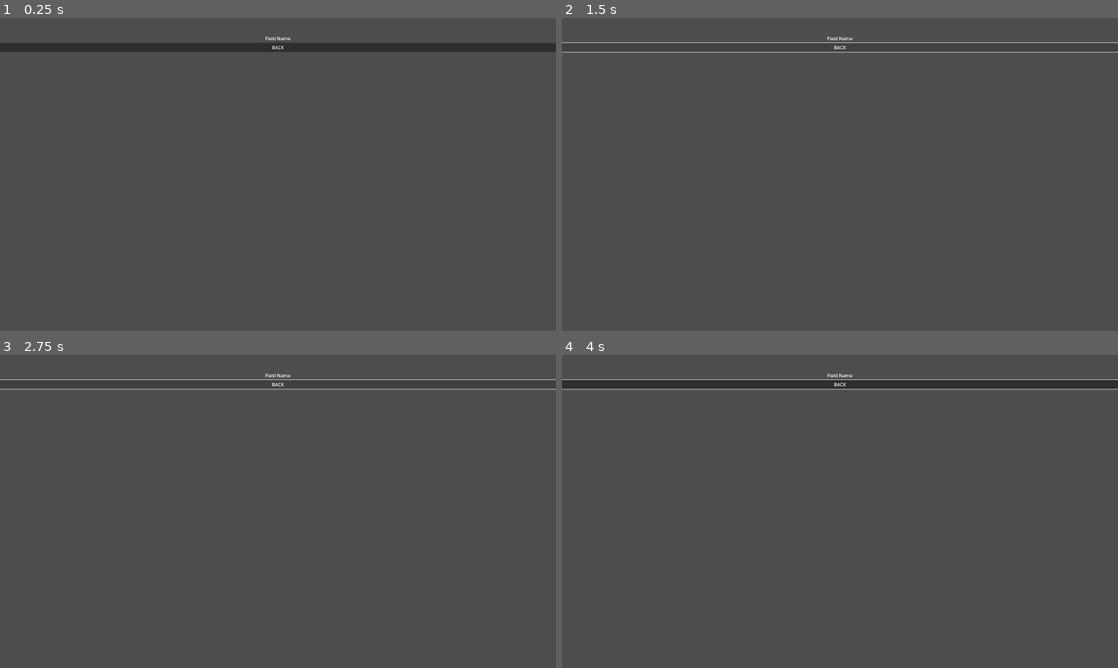
Above: before the commit, frames 1-4 (two rows, left to right).
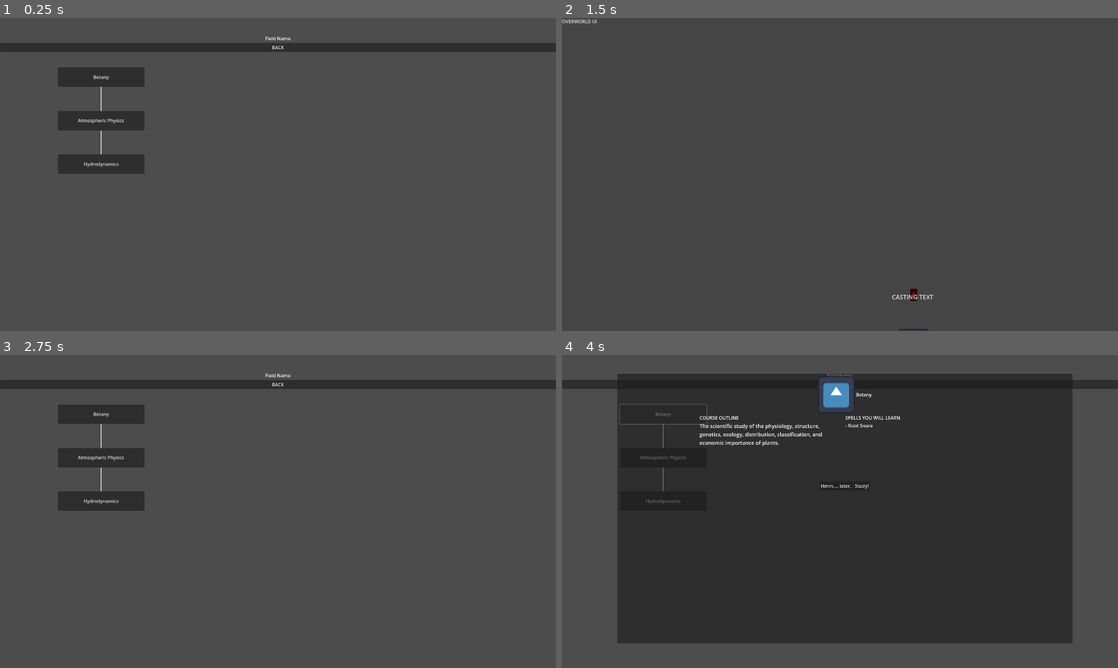
Above: after the commit, the same moments.

Repository: WantanAsyraff/Magis-Penglipur-Lara-Game
Game: Godot game, scene res://scenes/spell-tree/spell-tree.tscn
Same seed, same stepped clock (60 frames per second), same inputs: the game is played once before the commit and once after it. The project has no main scene, so this scene is started directly. The engine's default icon, where the game draws it, is replaced by a stand-in: a white triangle on a blue panel in a dark square.
Inputs (mouse positions are in pixels of both pictures, inside the frame that each line leads up to):
- Up to frame 1 (0.25 s): no input
- Up to frame 2 (1.5 s): click "BACK" at 0.5 s; hold L (incantation_right) from 1.28 s (still down); tap E (interact) at 1.35 s
- Up to frame 3 (2.75 s): keep holding L (incantation_right); tap I (incantation_up) at 1.52, 2.27 s; tap Shift (dash) at 2.1 s; tap E (interact) at 2.3 s
- Up to frame 4 (4 s): release L (incantation_right) at 2.78 s; hold J (incantation_left) 2.78-3.5 s; tap E (interact) at 2.85 s; click (662, 414) at 3.5 s, where only the run after the commit has a clickable "Botany"

The runs differ from the first frame. In frame 1, 2.8% of the frame differs, in the area x 10-26%, y 15-50%; in frame 2, 0.9%; in frame 3, 3.5%; in frame 4, 68%, in the area x 0-100%, y 6-92%.
Error before the commit: Parse Error: Identifier "Scene_Transition" not declared in the current scope. (res://scenes/spell-tree/spell_tree.gd:81)

Commit message:
improved the system
now it has a door boolean which will need the player to press the interact button to enter

Diff:
--- a/data/magis/spells/static-bolt.tres
+++ b/data/magis/spells/static-bolt.tres
@@ -1,7 +1,6 @@
-[gd_resource type="Resource" script_class="SpellData" load_steps=6 format=3 uid="uid://bm8lirrn1ktsj"]
+[gd_resource type="Resource" script_class="SpellData" load_steps=5 format=3 uid="uid://bm8lirrn1ktsj"]
 
 [ext_resource type="Texture2D" uid="uid://bjbqflqnvkp1n" path="res://icon.svg" id="1_c652y"]
-[ext_resource type="PackedScene" uid="uid://h0msm0ixfq2n" path="res://components/effects/trails/root-snare-particle.tscn" id="1_mgybx"]
 [ext_resource type="PackedScene" uid="uid://5ductlj8s53t" path="res://components/effects/impact/pressure-jet-particle.tscn" id="2_3vjyc"]
 [ext_resource type="Script" uid="uid://ddmcw1l0ht73f" path="res://data/Resources/ilmu/spell.gd" id="2_np5yw"]
 [ext_resource type="Script" uid="uid://b6vkafnios50y" path="res://data/Resources/ilmu/subject.gd" id="3_mgybx"]
@@ -16,7 +15,6 @@
 upfront_cost = 45
 cast_time = 0.8
 projectile_particles = ExtResource("2_3vjyc")
-impact_partcles = ExtResource("1_mgybx")
 projectile_range = 600.0
 projectile_size = 1.5
 projectile_damage = 60.0
--- a/data/worlds/hubs/akademi-bintang-utama/abu-courtyard.tres
+++ b/data/worlds/hubs/akademi-bintang-utama/abu-courtyard.tres
@@ -8,5 +8,6 @@
 scene_id = "akademi_bintang_utama_courtyard"
 scene = ExtResource("1_unfjn")
 scene_name = "Interchange of Knowledge"
+default_spawn_marker = "IntoCourtyard"
 description = "The courtyard where students pass by, chasing time as they catch up to their next classes."
 metadata/_custom_type_script = "uid://bxc44phagq28x"
--- a/data/worlds/hubs/akademi-bintang-utama/abu-library.tres
+++ b/data/worlds/hubs/akademi-bintang-utama/abu-library.tres
@@ -8,5 +8,6 @@
 scene_id = "akademi_bintang_utama_library"
 scene = ExtResource("1_ovxbg")
 scene_name = "Khazanah Ilmu"
+default_spawn_marker = "IntoLibrary"
 description = "The house of knowledge, legends say a great library was once burned in the name of conquest..."
 metadata/_custom_type_script = "uid://bxc44phagq28x"
--- /dev/null
+++ b/data/worlds/hubs/akademi-bintang-utama/dueling-grounds.tres
@@ -0,0 +1,13 @@
+[gd_resource type="Resource" script_class="SceneData" load_steps=3 format=3 uid="uid://mvegk7285mji"]
+
+[ext_resource type="Script" uid="uid://bxc44phagq28x" path="res://data/Resources/worlds/scene-data.gd" id="1_68a3a"]
+[ext_resource type="PackedScene" uid="uid://bexs4iekjrle3" path="res://scenes/worlds/hubs/akademi-bintang-utama/ABU-dueling-grounds.tscn" id="1_wwy7p"]
+
+[resource]
+script = ExtResource("1_68a3a")
+scene_id = "akademi_bintang_utama_dueling_grounds"
+scene = ExtResource("1_wwy7p")
+scene_name = "Dueling Grounds"
+default_spawn_marker = "DuelingGrounds"
+description = "Duels for casters"
+metadata/_custom_type_script = "uid://bxc44phagq28x"
--- a/data/worlds/hubs/akademi-bintang-utama/spell-tree.tres
+++ b/data/worlds/hubs/akademi-bintang-utama/spell-tree.tres
@@ -1,9 +1,12 @@
-[gd_resource type="Resource" script_class="SceneData" load_steps=2 format=3 uid="uid://bgh3eybbbs44c"]
+[gd_resource type="Resource" script_class="SceneData" load_steps=3 format=3 uid="uid://bgh3eybbbs44c"]
 
 [ext_resource type="Script" uid="uid://bxc44phagq28x" path="res://data/Resources/worlds/scene-data.gd" id="1_4fwog"]
+[ext_resource type="PackedScene" uid="uid://dd5g0ufrdt4m2" path="res://scenes/spell-tree/spell-tree.tscn" id="1_t1qkn"]
 
 [resource]
 script = ExtResource("1_4fwog")
 scene_id = "spell_tree"
-scene_name = "spell"
+scene = ExtResource("1_t1qkn")
+scene_name = "Knowledge Tree"
+default_spawn_marker = "SpellTree"
 metadata/_custom_type_script = "uid://bxc44phagq28x"
--- a/data/worlds/zone-root.gd
+++ b/data/worlds/zone-root.gd
@@ -1,7 +1,46 @@
 extends Node
 
+var _player_setup_done: bool = false
+
 func _ready():
-	setup_player()
+	# Use call_deferred to ensure the scene tree is fully ready
+	call_deferred("_deferred_setup")
+
+func _deferred_setup():
+	if _player_setup_done:
+		return
+	_player_setup_done = true
+
+	# Only setup player if it hasn't been spawned yet
+	if not Player_Manager.player or not is_instance_valid(Player_Manager.player) or not Player_Manager.player.is_inside_tree():
+		setup_player()
+	else:
+		# Player already exists, just reposition it
+		reposition_existing_player()
+
+func reposition_existing_player():
+	var spawn_position = Vector2.ZERO
+
+	# Get the spawn marker name
+	var spawn_marker_name = "PlayerSpawn"
+	if Player_Manager.has_meta("next_spawn_marker"):
+		spawn_marker_name = Player_Manager.get_meta("next_spawn_marker")
+		Player_Manager.remove_meta("next_spawn_marker")
+
+	# Try to find the marker
+	var spawn_marker = find_marker(spawn_marker_name)
+
+	if spawn_marker:
+		spawn_position = spawn_marker.global_position
+	else:
+		push_warning("Spawn marker '%s' not found, using (0,0)" % spawn_marker_name)
+
+	# Just move the existing player
+	if Player_Manager.player.get_parent():
+		Player_Manager.player.get_parent().remove_child(Player_Manager.player)
+	add_child(Player_Manager.player)
+	Player_Manager.player.global_position = spawn_position
+	print("Repositioned existing player to: ", spawn_position)
 
 func setup_player():
 	var spawn_position = Vector2.ZERO
--- a/scenes/spell-tree/spell-tree.tscn
+++ b/scenes/spell-tree/spell-tree.tscn
@@ -11,6 +11,8 @@
 grow_horizontal = 2
 grow_vertical = 2
 script = ExtResource("1_df1co")
+next_scene_id = "akademi_bintang_utama_library"
+spawn_marker_override = "SpellTree"
 course_data = ExtResource("2_c0yrq")
 
 [node name="VBoxContainer" type="VBoxContainer" parent="."]
--- a/scenes/spell-tree/spell_tree.gd
+++ b/scenes/spell-tree/spell_tree.gd
@@ -6,6 +6,8 @@
 const SUBJECT_NODE_SCENE = preload("res://scenes/spell-tree/subject_node.tscn")
 const SUBJECT_PANEL_SCENE = preload("res://scenes/spell-tree/subject-panel.tscn")
 
+@export var next_scene_id: String
+@export var spawn_marker_override: String = ""
 @export var course_data: CourseData
 
 var nodes := []
@@ -32,7 +34,6 @@
 		var node = SUBJECT_NODE_SCENE.instantiate()
 		node.setup(subject)
 		node.selected.connect(_on_subject_selected)
-
 		container.add_child(node)
 		nodes.append(node)
 
@@ -61,14 +62,11 @@
 
 		draw_line(start_local, end_local, Color.WHITE, 2)
 
-
 func _on_subject_selected(subject: subjectData):
 	var panel = SUBJECT_PANEL_SCENE.instantiate()
 	panel.subject_data = subject
-
 	# Connect panel → player
 	panel.spells_learned.connect(_on_spells_learned)
-
 	add_child(panel)
 
 func _on_spells_learned(spells: Array[SpellData]):
@@ -76,6 +74,16 @@
 	if player:
 		player.add_spells(spells)
 
+func _on_button_pressed() -> void: # back button
+	var scene_data = Scene_Registry.get_scene(next_scene_id)
+	if not scene_data:
+		push_error("Scene not found: " + next_scene_id)
+		return
 
-func _on_button_pressed() -> void:
-	Scene_Transition.go_back()
+	# Use override or default from SceneData
+	var spawn_marker = spawn_marker_override if spawn_marker_override else scene_data.default_spawn_marker
+
+	if spawn_marker:
+		Player_Manager.set_meta("next_spawn_marker", spawn_marker)
+
+	SceneManager.change_scene(scene_data.scene.resource_path)
--- a/scenes/transitioners/zone-portal/zone_portal.gd
+++ b/scenes/transitioners/zone-portal/zone_portal.gd
@@ -1,10 +1,11 @@
-#Zone portal.gd
 extends Area2D
 
+@export var is_door: bool = false
 @export var next_scene_id: String = "world_id"
 @export var spawn_marker_override: String = ""
 
 var _triggered: bool = false
+var _player_in_area: bool = false
 
 func change_scene():
 	if _triggered:
@@ -19,13 +20,26 @@
 	# Use override or default from SceneData
 	var spawn_marker = spawn_marker_override if spawn_marker_override else scene_data.default_spawn_marker
 
-	Player_Manager.set_meta("next_spawn_marker", spawn_marker)
-	SceneManager.change_scene(scene_data.scene.resource_path)
+	# Set spawn marker BEFORE scene change
+	if spawn_marker:
+		Player_Manager.set_meta("next_spawn_marker", spawn_marker)
+
+	# Use SceneManager's change_scene with await to prevent retriggering
+	await SceneManager.change_scene(scene_data.scene.resource_path)
+
 	print("Scene data changed: ", scene_data.scene.resource_path)
 
+func _process(_delta: float) -> void:
+	if is_door and _player_in_area and not _triggered:
+		if Input.is_action_just_pressed("interact"):
+			change_scene()
+
 func _on_body_entered(body: Node2D) -> void:
-	if body.is_in_group("player") and not _triggered:
-		change_scene()
+	if body.is_in_group("player"):
+		_player_in_area = true
+		if not is_door and not _triggered:
+			change_scene()
 
 func _on_body_exited(body: Node2D) -> void:
-	pass
+	if body.is_in_group("player"):
+		_player_in_area = false
--- a/scenes/worlds/hubs/akademi-bintang-utama/ABU-courtyard.tscn
+++ b/scenes/worlds/hubs/akademi-bintang-utama/ABU-courtyard.tscn
@@ -20,10 +20,20 @@
 [node name="Doors" type="Node2D" parent="World/GameComponents"]
 
 [node name="ZonePortal(Library)" parent="World/GameComponents/Doors" instance=ExtResource("3_lpmy0")]
-position = Vector2(-208, 792)
+position = Vector2(-463, 753)
 next_scene_id = "akademi_bintang_utama_library"
+spawn_marker_override = "IntoLibrary"
+
+[node name="ZonePortal(DuelingGrounds)" parent="World/GameComponents/Doors" instance=ExtResource("3_lpmy0")]
+position = Vector2(1216, 791)
+is_door = true
+next_scene_id = "akademi_bintang_utama_dueling_grounds"
+spawn_marker_override = "DuelingGrounds"
 
 [node name="SpawnPoints" type="Node2D" parent="World/GameComponents"]
 
-[node name="PlayerSpawn" type="Marker2D" parent="World/GameComponents/SpawnPoints"]
-position = Vector2(300, 810)
+[node name="IntoCourtyard" type="Marker2D" parent="World/GameComponents/SpawnPoints"]
+position = Vector2(-170, 822)
+
+[node name="DuelingGrounds" type="Marker2D" parent="World/GameComponents/SpawnPoints"]
+position = Vector2(1216, 796)
--- /dev/null
+++ b/scenes/worlds/hubs/akademi-bintang-utama/ABU-dueling-grounds.tscn
@@ -0,0 +1,30 @@
+[gd_scene load_steps=4 format=3 uid="uid://bexs4iekjrle3"]
+
+[ext_resource type="Script" uid="uid://6q0dmmapj6gm" path="res://data/worlds/zone-root.gd" id="1_0gf5p"]
+[ext_resource type="PackedScene" uid="uid://cry62ps8l1buh" path="res://components/platforms/platform.tscn" id="1_drkpr"]
+[ext_resource type="PackedScene" uid="uid://c5a41lx0gq8be" path="res://scenes/transitioners/zone-portal/zone-portal.tscn" id="2_0gf5p"]
+
+[node name="AbuDuelingGrounds" type="Node"]
+script = ExtResource("1_0gf5p")
+
+[node name="World" type="Node2D" parent="."]
+
+[node name="GameComponents" type="Node2D" parent="World"]
+
+[node name="Platform" parent="World/GameComponents" instance=ExtResource("1_drkpr")]
+position = Vector2(940, 1014)
+scale = Vector2(13.880001, 5.399999)
+
+[node name="Characters" type="Node2D" parent="World/GameComponents"]
+
+[node name="Doors" type="Node2D" parent="World/GameComponents"]
+
+[node name="ZonePortal(Courtyard)" parent="World/GameComponents/Doors" instance=ExtResource("2_0gf5p")]
+position = Vector2(-463, 753)
+next_scene_id = "akademi_bintang_utama_courtyard"
+spawn_marker_override = "DuelingGrounds"
+
+[node name="SpawnPoints" type="Node2D" parent="World/GameComponents"]
+
+[node name="DuelingGrounds" type="Marker2D" parent="World/GameComponents/SpawnPoints"]
+position = Vector2(-165, 767)
--- a/scenes/worlds/hubs/akademi-bintang-utama/ABU-library.tscn
+++ b/scenes/worlds/hubs/akademi-bintang-utama/ABU-library.tscn
@@ -20,10 +20,19 @@
 [node name="Doors" type="Node2D" parent="World/GameComponents"]
 
 [node name="ZonePortal(Courtyard)" parent="World/GameComponents/Doors" instance=ExtResource("3_jry4t")]
-position = Vector2(1815, 778)
+position = Vector2(2355, 785)
 next_scene_id = "akademi_bintang_utama_courtyard"
+spawn_marker_override = "IntoCourtyard"
+
+[node name="ZonePortal" parent="World/GameComponents/Doors" instance=ExtResource("3_jry4t")]
+position = Vector2(720, 798)
+is_door = true
+next_scene_id = "spell_tree"
 
 [node name="SpawnPoints" type="Node2D" parent="World/GameComponents"]
 
-[node name="PlayerSpawn" type="Marker2D" parent="World/GameComponents/SpawnPoints"]
-position = Vector2(1505, 811)
+[node name="IntoLibrary" type="Marker2D" parent="World/GameComponents/SpawnPoints"]
+position = Vector2(2142, 816)
+
+[node name="SpellTree" type="Marker2D" parent="World/GameComponents/SpawnPoints"]
+position = Vector2(730, 833)
